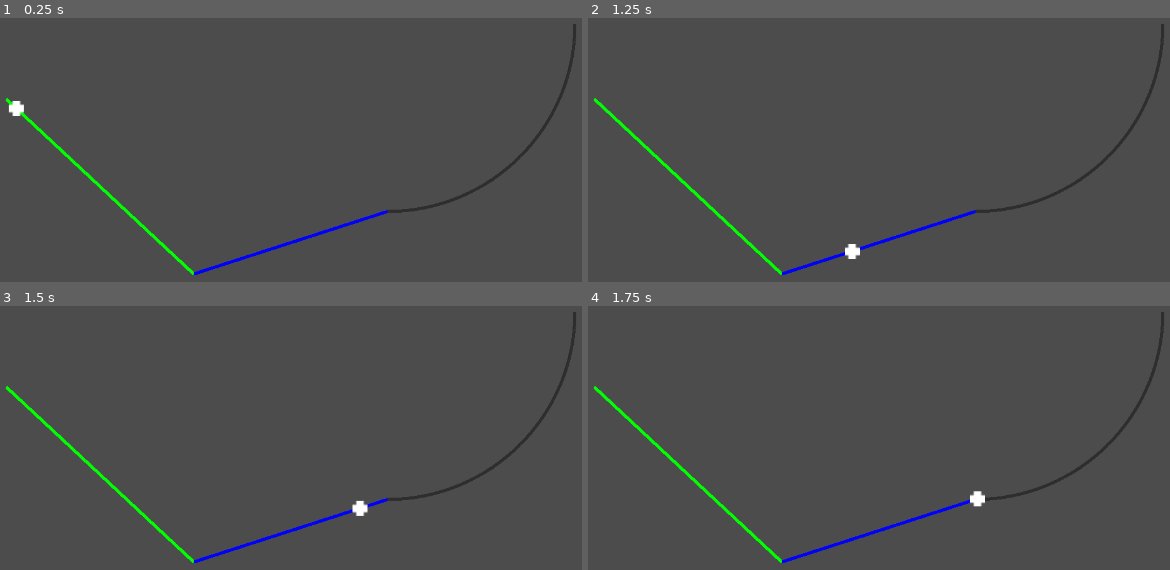
Above: before the commit, frames 1-4 (two rows, left to right).
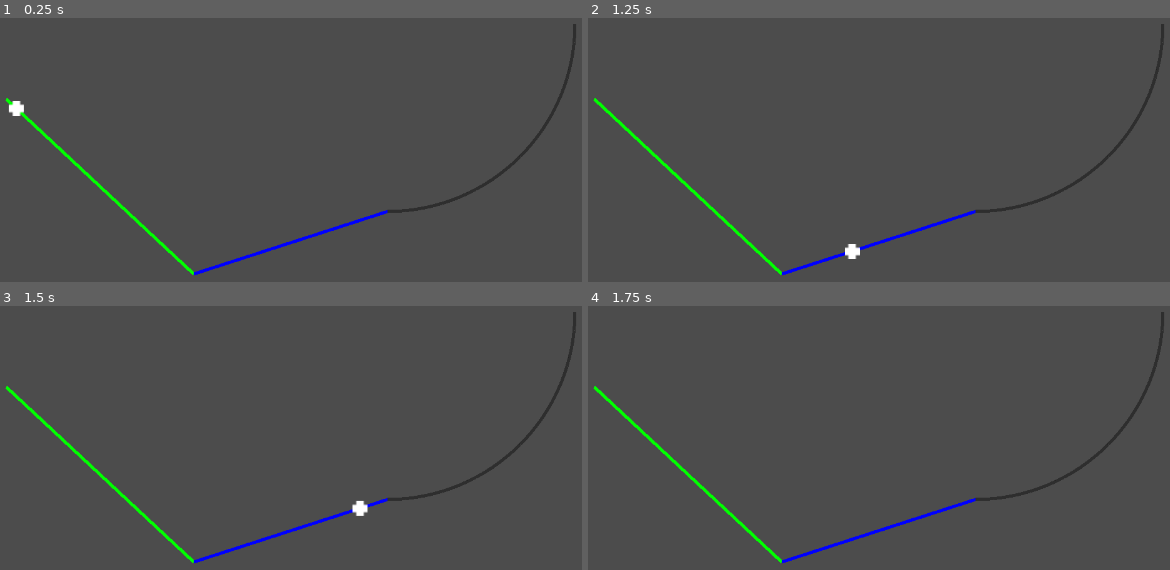
Above: after the commit, the same moments.

Repository: GalileoCap/GDT_CualqierCaida
Game: Godot game, scene res://Scenes/Main.tscn
Same seed, same stepped clock (60 frames per second), same inputs: the game is played once before the commit and once after it.
Inputs:
- Up to frame 1 (0.25 s): no input
- Up to frame 2 (1.25 s): no input
- Up to frame 3 (1.5 s): tap Enter at 1.25 s
- Up to frame 4 (1.75 s): no input

Frames 1-3 are identical in both runs. In frame 4, 0.1% of the frame differs, in the area x 65-69%, y 70-77%.

Commit message:
Inicios del movimiento por la tercera rampa
Estuve intentando ver cómo hacer qe se mueva por la segunda rampa. Tengo unas ideas qe CREO qe me sirven, pero me algo no me está funcionando. ¡A revisar mañana!

Diff:
--- a/Scenes/Linea.gd
+++ b/Scenes/Linea.gd
@@ -15,26 +15,26 @@
 	var p = get_node("..")
 	var b = -(x1-x0)/(y1-y0)
 	var c = (-pow(x0, 2) + pow(x1, 2) - pow(y0, 2) + pow(y1, 2))/(2.0*(y1-y0))
-	printt("B y C:", b, c)
+#	printt("B y C:", b, c)
 
 	var aq = pow(b, 2) + 1.0
 	var bq = -2.0 * x0 + 2.0 * b * c - 2.0 * b * y0
 	var cq = pow(x0, 2) + pow(y0, 2) + pow(c, 2) - 2.0 * y0 * c - pow(r, 2)
 	var dq = pow(bq, 2) - 4.0 * aq * cq
-	printt("AQ, BQ, CQ, DQ:", aq, bq, cq, dq)
+#	printt("AQ, BQ, CQ, DQ:", aq, bq, cq, dq)
 
 	var xcA = (-bq + sqrt(dq)) / (2.0*aq)
 	var xcB = (-bq - sqrt(dq)) / (2.0*aq)
-	printt("Raices x:", xcA, xcB)
+#	printt("Raices x:", xcA, xcB)
 
 	var ycA = xcA * b + c
 	var ycB = xcB * b + c
-	printt("Raices y:", ycA, ycB)
+#	printt("Raices y:", ycA, ycB)
 	#Nos calculamos las raices para DOS circulos, panza p'arriba y panza p'abajo.
 
 	var a0 = atan2(x0 - xcA, y0 - ycA)
 	var a1 = -atan2(x1 - xcA, y1 - ycA)
-	printt("Angulos:", a0, a1)
+#	printt("Angulos:", a0, a1)
 	draw_circle_arc(Vector2(xcB * p.escala, ycB * p.escala), r * p.escala, a0, a1, 100)
 
 func _draw():
@@ -48,7 +48,7 @@
 	draw_line(Vector2(x0 * p.escala, y0 * p.escala), Vector2(x1 * p.escala, y1 * p.escala), Color(0, 100, 0), 5)
 	draw_line(Vector2(p.x_rampa2 * p.escala, p.y_rampa2 * p.escala), Vector2(p.xf_rampa2 * p.escala, p.yf_rampa2 * p.escala), Color(0, 0, 100), 5)
 
-	var r = 3.0
+	var r = p.r_rampa3
 	x0 = p.x_rampa3
 	y0 = p.y_rampa3
 	x1 = x0 + r
@@ -56,5 +56,5 @@
 	var mic = y0-x0-r
 	var mibq = -4.0 * x0 - 2.0 * r
 	var micq = 2 * pow(x0, 2) + 2 * r * x0
-	printt("MIC:", mic, "MIBQ:", mibq, "MICQ:", micq)
+#	printt("MIC:", mic, "MIBQ:", mibq, "MICQ:", micq)
 	dibujar_arco_ppr(x0, y0, x1, y1, r)
--- a/Scenes/Main.gd
+++ b/Scenes/Main.gd
@@ -8,28 +8,28 @@
 const escala = 100.0 #Un metro = 10 pixeles
 
 #Rampa1
-const x_rampa1 = 0.10 #Inicio rampa1
+const x_rampa1 = 0.10 #Inicio
 const y_rampa1 = 3.20
-const xf_rampa1 = 3.10
+const xf_rampa1 = 3.10 #Fin
 const yf_rampa1 = 6.0
-var alfa1 #Angulo de la rampa1
+var alfa1 #Angulo
 
 #Rampa2
-const x_rampa2 = xf_rampa1 #Inicio rampa2
+const x_rampa2 = xf_rampa1
 const y_rampa2 = yf_rampa1
 const xf_rampa2 = x_rampa2 + 3.10
 const yf_rampa2 = y_rampa2 - 1.0
 var alfa2
 
 #Rampa3
-const r_rampa3 = 50.0
+const r_rampa3 = 3.0 #Radio
+var circ_rampa3 = 2 * PI * r_rampa3 * 0.25 #Circunferencia del cacho de rampa qe elegi
 const x_rampa3 = xf_rampa2
 const y_rampa3 = yf_rampa2
 const xf_rampa3 = x_rampa3 + r_rampa3
 const yf_rampa3 = y_rampa3 - r_rampa3
 
 const g = 9.8 #Aceleracion hacia abajo
-const v0 = 0 #Velocidad inicial
 
 var vr = 0 #Velocidad sobre la rampa1
 var t = 0 #Tiempo pasado desde el inicio
@@ -45,24 +45,44 @@
 	var dx2 = xf_rampa2 - x_rampa2
 	var dy2 = yf_rampa2 - y_rampa2
 	alfa2 =  atan2(dy2, dx2)
-#	printt("R2:", dx2, dy2, alfa2)
+#	printt(alfa1, alfa2)
 
 func calculo_rampa_recta(dt, alfa):
-	var ar = g * sin(alfa) #Aceleracion sobre la rampa1
+	var ar = g * sin(alfa) #Aceleracion sobre la rampa
 	vr += ar * dt #Integramos aceleracion para consegir velocidad
 	var dd = vr * dt #cuanto nos movimos en este instante
 
-	$Pelota.position.x += (dd * cos(alfa)) * escala #Transformo la posicion sobre la rampa1 en coordenadas
+	$Pelota.position.x += (dd * cos(alfa)) * escala #Transformo la posicion sobre la rampa en coordenadas
 	$Pelota.position.y += (dd * sin(alfa)) * escala
 	#A: Integre en la posicion el cambio qe produjo la aceleracion de esta rampa
-	printt("R:", $Pelota.position.x, $Pelota.position.y, ar, vr, t)
+	printt("R1 y R2:", $Pelota.position.x, $Pelota.position.y, vr, dd)
+
+func calculo_rampa_redonda(dt):
+	#Qiero dividir la aceleración de la gravedad,
+	#para calcular la fuerza qe empuja para atras a la pelota.
+	#Para eso calculo el angulo al qe se encuentra la pelota respecto del inicio de la rampa
+	var dx3 = $Pelota.position.x - x_rampa3
+	var dy3 = $Pelota.position.y - y_rampa3
+	var alfa = atan2(dy3, dx3)
+
+	var ar = g * sin(alfa)
+	vr += ar * dt
+	var dd = vr * dt
+
+	#Como estoy integrando los cachos qe se mueve, puedo tratar cada movida sobre el cuarto de circulo
+	#como si fueran triángulos. Entonces puedo hacer los calculos desde el centro del circulo
+	#con una hipotenusa tamaño r, y el cateto adyacente qe va cambiando (el opuesto siendo dd)
+	$Pelota.position.x += dd * escala
+	$Pelota.position.y += sqrt(pow(r_rampa3, 2) - pow(dd, 2)) * escala #((C1^2 - R^2 * -1)^0.5) = C2
+	#El problema es qe acá estoy sumando todo el C2, cuando sólo qiero sumar la diferencia entre el nuevo y y el anterior
+	printt("R3:", $Pelota.position.x, $Pelota.position.y, dy3)
 
 func _process(delta):
-	t += delta
-#Delta es cuanto tiempo paso entre la ultima llamada a esta funcion y esta llamada
-
 	if $Pelota.position.x < xf_rampa1 * escala and $Pelota.position.x >= x_rampa1 * escala:
 		calculo_rampa_recta(delta, alfa1)
 
 	if $Pelota.position.x < xf_rampa2 * escala and $Pelota.position.x >= x_rampa2 * escala:
 		calculo_rampa_recta(delta, alfa2)
+
+	if $Pelota.position.x < xf_rampa3 * escala and $Pelota.position.x >= x_rampa3 * escala:
+		calculo_rampa_redonda(delta)
